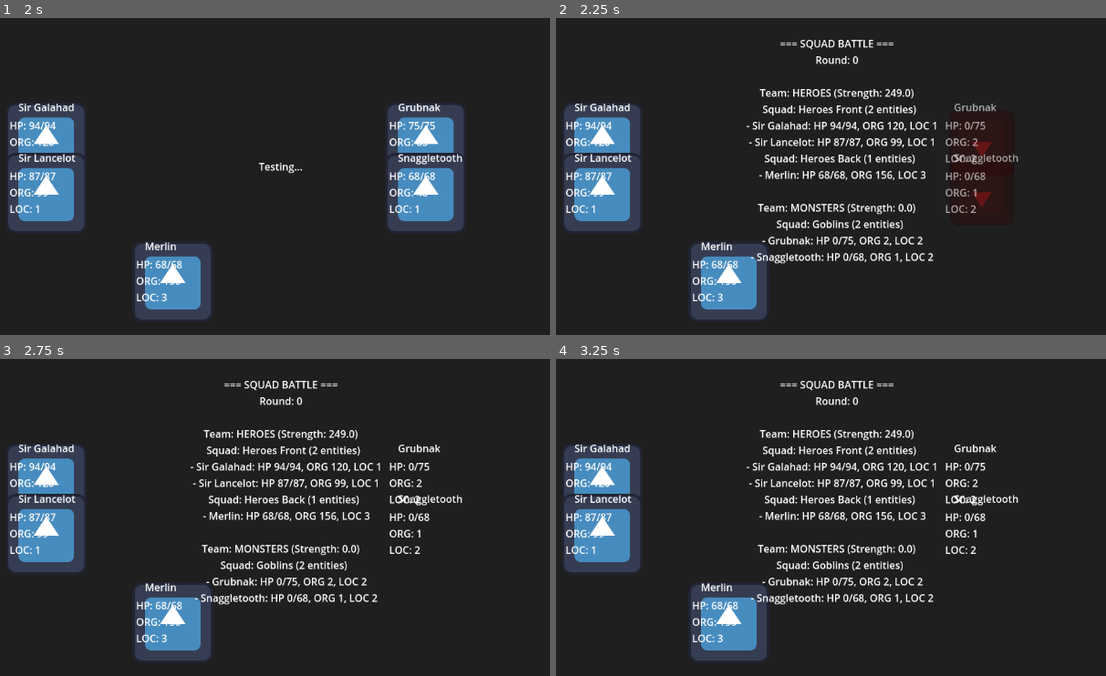
Above: before the commit, frames 1-4 (two rows, left to right).
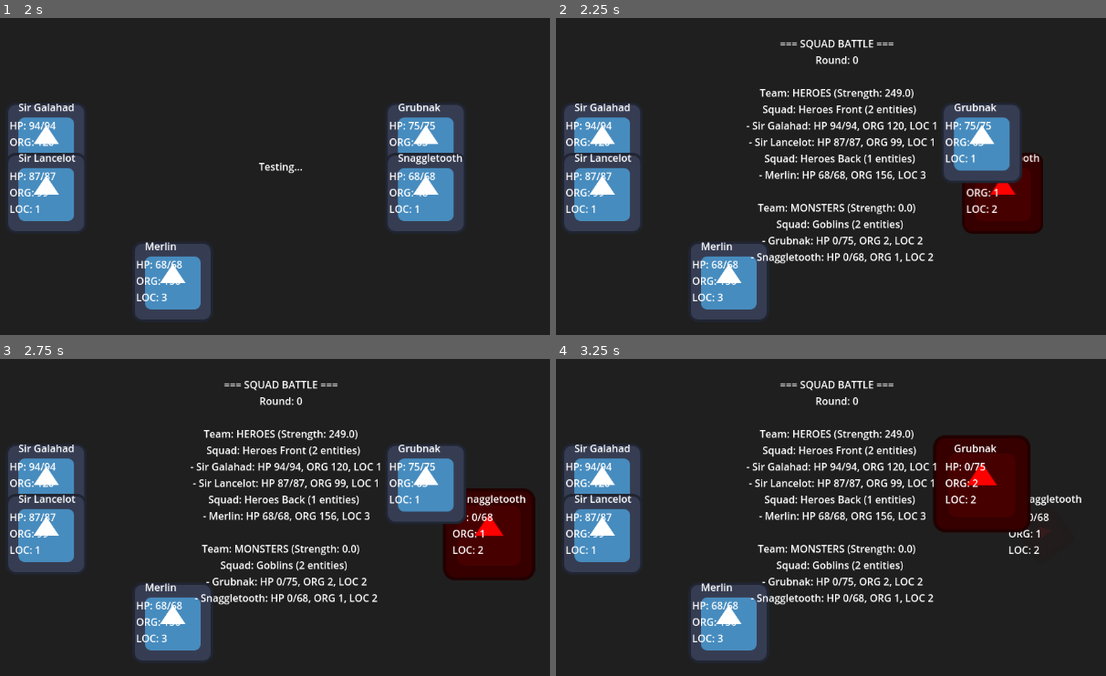
Above: after the commit, the same moments.

Repository: Jack41784090/try-1-gd
Game: Godot game, scene res://scenes/demos/squad_battle_demo.tscn
Two runs of this game, one before a commit and one after it. Both use one fixed random seed, a clock stepped at 60 frames per second and the inputs below. This scene is started directly instead of the project's main scene. The engine's default icon, where the game draws it, is replaced by a stand-in: a white triangle on a blue panel in a dark square.
Inputs:
- Up to frame 1 (2 s): tap Enter at 0.5 s; tap Space at 1.25 s
- Up to frame 2 (2.25 s): tap Enter at 2 s
- Up to frame 3 (2.75 s): no input
- Up to frame 4 (3.25 s): no input

Frame 1 is identical in both runs. In frame 2, 5.8% of the frame differs, in the area x 70-89%, y 27-69%; in frame 3, 7.7%, in the area x 70-98%, y 27-70%; in frame 4, 5.5%.

Commit message:
Refactor entity position animation and GUI update handling

Diff:
--- a/src/squad_battle/entity_display.gd
+++ b/src/squad_battle/entity_display.gd
@@ -130,10 +130,8 @@
 	_update_position_visual()
 	_update_info_label()
 
-	# Animate position change (GUI will update actual position)
-	var tween = create_tween()
-	tween.tween_property(self, "modulate:a", 0.5, 0.2)
-	tween.tween_property(self, "modulate:a", 1.0, 0.2)
+	# Note: Actual position is animated by the GUI via _animate_position_change()
+	# We just update visual indicators here (z-index, etc.)
 
 func _handle_death() -> void:
 	print("[Display %s] ☠️ DIED" % entity_data.entity_name)
--- a/src/squad_battle/gui.gd
+++ b/src/squad_battle/gui.gd
@@ -3,88 +3,107 @@
 
 const Types = preload("res://src/squad_battle/types.gd")
 const EntityDisplayScene = preload("res://scenes/entity.tscn")
-const EntityDisplay = preload("res://src/squad_battle/entity_display.gd")
 
 var battle: SquadBattle
 
-# Maps player_id -> EntityDisplay node
-# This allows quick lookup when routing updates
 var entity_displays: Dictionary = {}
 
-# Layout configuration
-const TEAM_SPACING = 600.0  # Horizontal space between teams
-const SQUAD_SPACING = 300.0  # Vertical space between squads
-const LOCATION_SPACING = 100.0  # Depth spacing (front/middle/back)
-const ENTITY_SPACING = 80.0  # Space between entities in same position
+const TEAM_SPACING = 600.0
+const SQUAD_SPACING = 300.0
+const LOCATION_SPACING = 100.0
+const ENTITY_SPACING = 80.0
+
+const WAIT_SEC_BETWEEN_ANIMATION: float = .1
 
 func _init(_battle: SquadBattle) -> void:
 	battle = _battle
-
-## Called after this node is added to the scene tree
-## Spawns all entity displays
+	print("[GUI] Initialized with battle. Teams: ", battle.teams_and_squads.keys())
+
 func _ready() -> void:
+	print("[GUI] _ready() called - starting entity spawn")
 	_spawn_all_entities()
-
-## Spawn visual representations for all entities in the battle
+	print("[GUI] Entity spawn complete. Total displays: ", entity_displays.size())
+
 func _spawn_all_entities() -> void:
+	print("[GUI] Spawning entities from battle data...")
 	var team_index = 0
 
+	for team_name in battle.teams_and_squads.keys():
+		var squads: Array = battle.teams_and_squads[team_name]
+		print("[GUI]   Team '%s' (index %d): %d squads" % [team_name, team_index, squads.size()])
+		var squad_index = 0
+
+		for squad: Squad in squads:
+			print("[GUI]     Squad '%s' (index %d): %d entities" % [squad.squad_name, squad_index, squad.entities.size()])
+			for entity: SquadEntity in squad.entities:
+				_spawn_entity_display(entity, team_name, team_index, squad_index)
+			squad_index += 1
+
+		team_index += 1
+
+func _spawn_entity_display(entity: SquadEntity, _team_name: String, team_index: int, squad_index: int) -> void:
+	print("[GUI]       Spawning '%s' (ID:%d) at team_idx=%d, squad_idx=%d" % [entity.entity_name, entity.player_id, team_index, squad_index])
+	var display: EntityDisplay = EntityDisplayScene.instantiate()
+
+	display.position = _calculate_position(entity, team_index, squad_index)
+	print("[GUI]       Position calculated: ", display.position)
+
+	add_child(display)
+
+	display.setup(entity)
+	entity_displays[entity.player_id] = display
+
+	print("[GUI]       ✓ Display added to tree and setup complete")
+
+func _calculate_position(entity: SquadEntity, team_index: int, squad_index: int) -> Vector2:
+	var pos = Vector2()
+	pos.x = 200.0 + (team_index * TEAM_SPACING)
+	pos.y = 200.0 + (squad_index * SQUAD_SPACING)
+	var location = entity.get_changeable_stat_num(Types.EntityChangeable.LOC) as int
+	pos.x += (location - 1) * LOCATION_SPACING
+	pos.y += (entity.player_id % 3) * ENTITY_SPACING
+	return pos
+
+## Update an entity's position when their LOC changes
+## Finds the entity in the battle data and recalculates position
+func _update_entity_position(player_id: int) -> void:
+	print("[GUI] Updating position for entity ID %d" % player_id)
+	var display = entity_displays.get(player_id)
+	if not display:
+		print("[GUI]   ⚠️ Display not found in entity_displays!")
+		return
+
+	# Find the entity's team and squad indices
+	var team_index = 0
 	for team_name in battle.teams_and_squads.keys():
 		var squads: Array = battle.teams_and_squads[team_name]
 		var squad_index = 0
 
 		for squad: Squad in squads:
 			for entity: SquadEntity in squad.entities:
-				_spawn_entity_display(entity, team_name, team_index, squad_index)
+				if entity.player_id == player_id:
+					# Found it! Calculate new position and animate
+					var old_pos = display.position
+					var new_pos = _calculate_position(entity, team_index, squad_index)
+					print("[GUI]   Moving from %s to %s" % [old_pos, new_pos])
+					_animate_position_change(display, new_pos)
+					return
 			squad_index += 1
-
 		team_index += 1
 
-## Instantiate and position a single entity display
-func _spawn_entity_display(entity: SquadEntity, _team_name: String, team_index: int, squad_index: int) -> void:
-	var display: EntityDisplay = EntityDisplayScene.instantiate()
-
-	# Calculate position based on team, squad, and location
-	display.position = _calculate_position(entity, team_index, squad_index)
-
-	# Add to scene first (so nodes are ready)
-	add_child(display)
-
-	# Then setup with data
-	display.setup(entity)
-
-	# Store reference for later updates
-	entity_displays[entity.player_id] = display
-
-	print("Spawned display for entity: ", entity.entity_name, " at ", display.position)
-
-## Calculate screen position for an entity based on its team, squad, and location
-func _calculate_position(entity: SquadEntity, team_index: int, squad_index: int) -> Vector2:
-	var pos = Vector2()
-
-	# Team determines horizontal side (left vs right)
-	# Team 0 on left, Team 1 on right
-	pos.x = 200.0 + (team_index * TEAM_SPACING)
-
-	# Squad determines vertical row
-	pos.y = 200.0 + (squad_index * SQUAD_SPACING)
-
-	# Location within squad (Front/Middle/Back) affects depth
-	var location = entity.get_changeable_stat_num(Types.EntityChangeable.LOC) as int
-	pos.x += (location - 1) * LOCATION_SPACING  # Front is closer to center
-
-	# Add some offset based on entity index to prevent overlap
-	# (In a real game, you'd track how many entities are at this position)
-	pos.y += (entity.player_id % 3) * ENTITY_SPACING
-
-	return pos
-
-## Route a stat change to the appropriate entity display
+	print("[GUI]   ⚠️ Entity ID %d not found in battle data!" % player_id)
+
+## Smoothly animate an entity display to a new position
+func _animate_position_change(display: EntityDisplay, new_position: Vector2) -> void:
+	print("[GUI]   Animating position change over " % str(WAIT_SEC_BETWEEN_ANIMATION) % " seconds")
+	var tween = create_tween()
+	tween.tween_property(display, "position", new_position, WAIT_SEC_BETWEEN_ANIMATION).set_ease(Tween.EASE_IN_OUT)
+
+# region _handle helpers (deprecated)
 func _handle_hp_change(update: Types.EntityUpdate) -> void:
 	var change: Types.EntityChange = update.change
 	print("Entity ", update.affected, " HP changed from ", change.from, " to ", change.to)
 
-	# Route to visual display
 	var display = entity_displays.get(update.affected)
 	if display:
 		display.update_stat(Types.EntityChangeable.HP, change.from, change.to)
@@ -125,11 +144,10 @@
 	var change: Types.EntityChange = update.change
 	print("Entity ", update.affected, " LOC changed from ", change.from, " to ", change.to)
 
-	# Update visual position when location changes
 	var display = entity_displays.get(update.affected)
 	if display:
 		display.update_stat(Types.EntityChangeable.LOC, change.from, change.to)
-		# TODO: Could update display.position here for visual movement
+		_update_entity_position(update.affected)
 
 func _handle_die_change(update: Types.EntityUpdate) -> void:
 	var change: Types.EntityChange = update.change
@@ -170,32 +188,14 @@
 	var display = entity_displays.get(update.affected)
 	if display:
 		display.update_stat(Types.EntityChangeable.PROC, change.from, change.to)
+# endregion
 
 func process_updates(updates: Array[Types.EntityUpdate]) -> void:
+	if updates.size() > 0:
+		print("[GUI] Processing %d updates..." % updates.size())
+
 	for update in updates:
-		var change: Types.EntityChange = update.change
-		match change.property:
-			Types.EntityChangeable.HP:
-				_handle_hp_change(update)
-			Types.EntityChangeable.STA:
-				_handle_sta_change(update)
-			Types.EntityChangeable.ORG:
-				_handle_org_change(update)
-			Types.EntityChangeable.POS:
-				_handle_pos_change(update)
-			Types.EntityChangeable.MAG:
-				_handle_mag_change(update)
-			Types.EntityChangeable.LOC:
-				_handle_loc_change(update)
-			Types.EntityChangeable.DIE:
-				_handle_die_change(update)
-			Types.EntityChangeable.CAPITULATE:
-				_handle_capitulate_change(update)
-			Types.EntityChangeable.CLINK:
-				_handle_clink_change(update)
-			Types.EntityChangeable.DODGE:
-				_handle_dodge_change(update)
-			Types.EntityChangeable.PROC:
-				_handle_proc_change(update)
-			_:
-				assert(false, "Unhandled EntityChangeable type in GUI: " % change.property)
+		var display = entity_displays.get(update.affected)
+		if display: display.update_stat(update.change.property, update.change.from, update.change.to)
+		if update.change.property == Types.EntityChangeable.LOC: _update_entity_position(update.affected)
+		await get_tree().create_timer(WAIT_SEC_BETWEEN_ANIMATION).timeout
